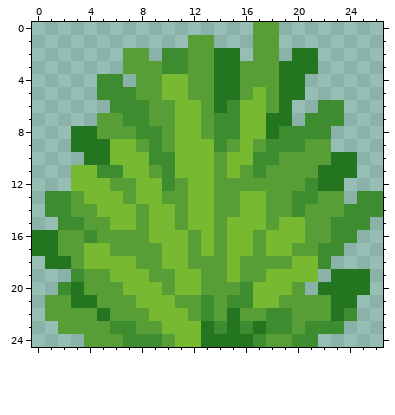
A pixel-art sprite gets an edit: proj/arcane/res/tex/natural/tall_grass_0.png. Above is the file before it was changed.
The file is 27x25 pixels.
Once edited:
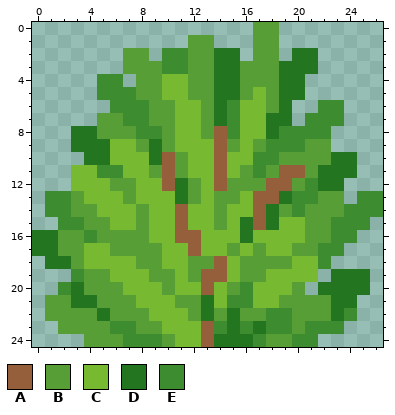
Palette (. is transparent): A #965f3c  B #589e37  C #77b931  D #23751f  E #3d8d30
Diff:
@@ x 7..22 @@
  6 EEBBCCBDECCBD..E
- 7 EEBBCCBEECCDD.EE
- 8 BEEBCCBEECCDEEEE
- 9 CBEBCCCEBCBEEEBB
-10 CCEECCCBCCEEBBBB
-11 CCBECCCBCBEBBBBD
-12 BCCEBCCBBBBBBBED
-13 BCCBBCCBBCCBBEEB
-14 CBCCBCCBBCCBBEBB
-15 CBCCBCCBCCCBCCBB
-16 BBCCCBCBCCBCCCBB
-17 BBBCCBCBCCBCCBBE
-18 CBBCCBBBCBBBBCCE
-19 CCBBCCBBCBBCCCC.
-20 CCCBCCBBBECCCB.D
-21 BCCCBBEBEECCBBBB
-22 BBCCCBEBDBBEEBBB
-23 EBBCCCDEDEDEEBEE
-24 EEEBCCDDDDEBBEE.
+ 7 EEBBCCBDECCDD.EE
+ 8 BEEBCCBAECCDEEEE
+ 9 CBDBCCCABCBEEEBB
+10 CCDABCCACCEEBBBB
+11 CCBABCCACBEBAABD
+12 BCCADBCABBBAABED
+13 BCCCDBCBBCAADEEB
+14 CBCCACCBCCADBEBB
+15 CBCCACCBCDADCCBB
+16 BBCCAACCCDCCCCBB
+17 BBBCCACCBCBCCBBE
+18 CBBCCBBACBBBBCCE
+19 CCBBCBAACBBCCCC.
+20 CCCBCCACBECCCB.D
+21 BCCCBBDCEECCBBBB
+22 BBCCCBDBDBBEEBBB
+23 EBBCCCAEDEDEEBEE
+24 EEEBCCADDDEBBEE.
